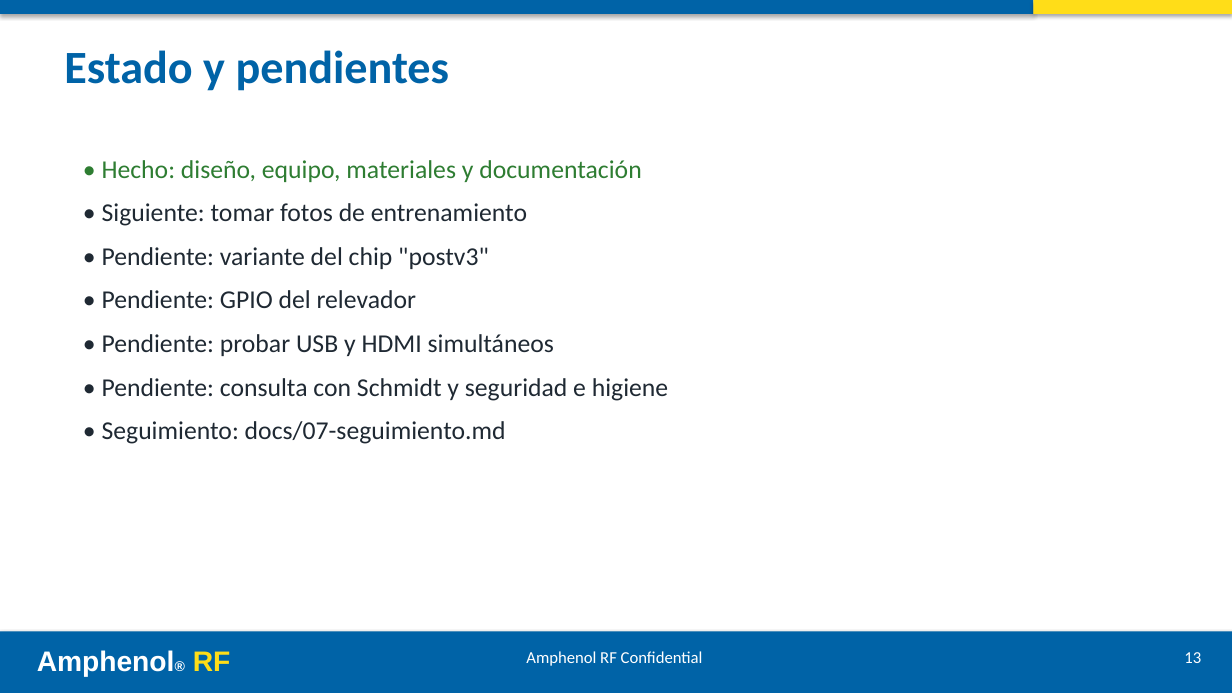
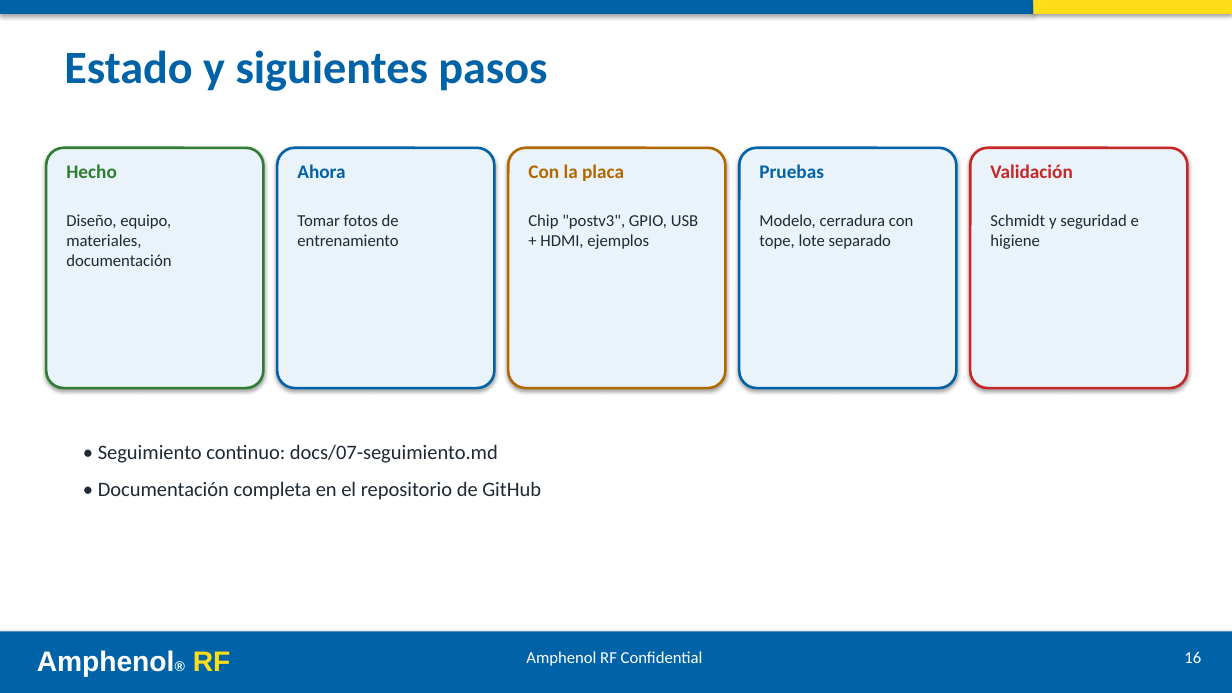
Before and after one commit to ricardosalmeron71-png/inspeccion-vision-solder-cap, a slide deck: slide 16 of docs/presentacion.pptx (slide 13 before the commit). Drawn at 1232x693 pixels with LibreOffice and Linux fonts; fonts in the diff are those of the drawing. Boxes give left, top, right and bottom in pixels: in the first picture for what was removed or moved away, otherwise in the second. Text is boxed around its words. In the diff, an @@ line names an element or a change of style, - is before the commit and + after.

```diff
--- a/docs/presentacion.pptx
+++ b/docs/presentacion.pptx
@@ text at [64,50,547,91]: text changed @@
-Estado y pendientes
+Estado y siguientes pasos
@@ rounded rectangle added at [46,148,263,388], fill #EAF2FA, outline #2E7D32 2 pt @@
@@ rounded rectangle added at [277,148,494,388], fill #EAF2FA, outline #0063A7 2 pt @@
@@ rounded rectangle added at [508,148,726,388], fill #EAF2FA, outline #B26A00 2 pt @@
@@ rounded rectangle added at [739,148,957,388], fill #EAF2FA, outline #0063A7 2 pt @@
@@ rounded rectangle added at [970,148,1188,388], fill #EAF2FA, outline #C62828 2 pt @@
@@ text added at [66,164,116,178], 15 pt, text #2E7D32, bold @@
+Hecho
@@ text removed at [102,160,668,444] @@
-• Hecho: diseño, equipo, materiales y documentación
-• Siguiente: tomar fotos de entrenamiento
-• Pendiente: variante del chip "postv3"
-• Pendiente: GPIO del relevador
-• Pendiente: probar USB y HDMI simultáneos
-• Pendiente: consulta con Schmidt y seguridad e higiene
-• Seguimiento: docs/07-seguimiento.md
@@ text added at [297,164,345,178], 15 pt, text #0063A7, bold @@
+Ahora
@@ text added at [528,164,624,181], 15 pt, text #B26A00, bold @@
+Con la placa
@@ text added at [759,164,824,178], 15 pt, text #0063A7, bold @@
+Pruebas
@@ text added at [990,164,1072,178], 15 pt, text #C62828, bold @@
+Validación
@@ text added at [66,214,171,266], 13 pt, text #1F2933 @@
+Diseño, equipo, materiales, documentación
@@ text added at [297,214,399,246], 13 pt, text #1F2933 @@
+Tomar fotos de entrenamiento
@@ text added at [528,214,698,249], 13 pt, text #1F2933 @@
+Chip "postv3", GPIO, USB + HDMI, ejemplos
@@ text added at [759,214,913,249], 13 pt, text #1F2933 @@
+Modelo, cerradura con tope, lote separado
@@ text added at [990,214,1139,249], 13 pt, text #1F2933 @@
+Schmidt y seguridad e higiene
@@ text added at [98,444,541,500], 16 pt, text #1F2933 @@
+• Seguimiento continuo: docs/07-seguimiento.md
+• Documentación completa en el repositorio de GitHub
@@ text at [1184,651,1201,663]: text changed @@
-13
+16
```
Also in this commit, not shown: 11 other slides changed, 4 slides added, 1 slide removed, 17 other files.
